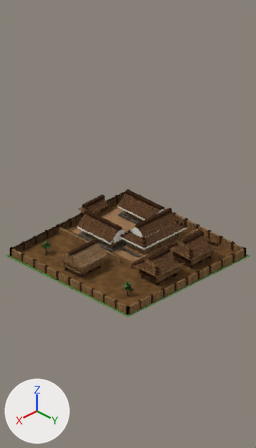
A saved change to the Blender file buildings/tow/nara_gunga/nara_gunga.blend.
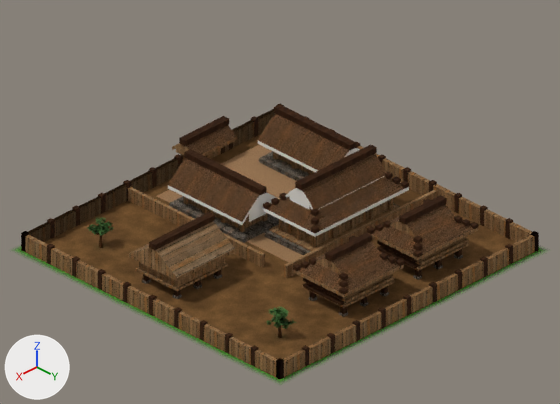
There are two pictures of each version: one from the file's camera 'SIMUTRANS_CAM', one close up on the part from 0% to 100% of the width and 32% to 73% of the height. The axes (+X, +Y, +Z) are drawn at lower left. The lights are the same throughout. The last two pictures show the newer version.

The older version as bpy lines, for what is in view:
```python
ob_nara_gunga_mesh = bpy.data.objects.new('nara_gunga_mesh', me_nara_gunga_mesh)
ob_nara_gunga_mesh.location = (0.0, 0.0, 0.0)
ob_tree_pine_510 = bpy.data.objects.new('Tree_pine_510', me_tree_pine_510_mesh)
ob_tree_pine_510.location = (0.0, 0.0, 0.0)
ob_tree_pine_511 = bpy.data.objects.new('Tree_pine_511', me_tree_pine_511_mesh)
ob_tree_pine_511.location = (0.0, 0.0, 0.0)
```
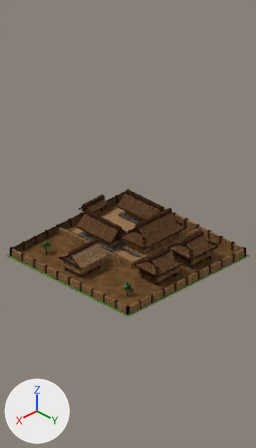
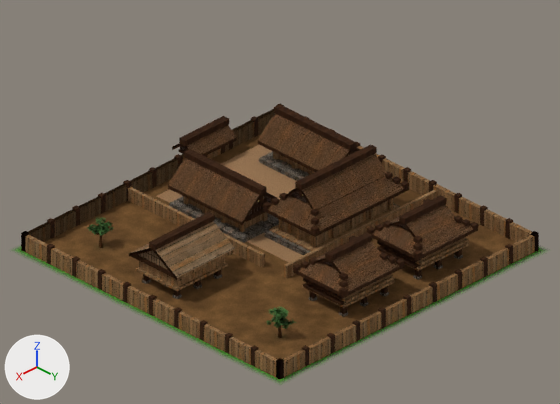
The change, as JSON lines over the scene's bpy script:
```json
{"op": "add", "block": "img_tsuma_plank_png", "code": ["img_tsuma_plank_png = load_image('tsuma_plank.png', '../../../Texture/tsuma_plank.png', 512, 256, 'sRGB')"]}
{"op": "add", "block": "img_tsuma_kirengoshi_png", "code": ["img_tsuma_kirengoshi_png = load_image('tsuma_kirengoshi.png', '../../../Texture/tsuma_kirengoshi.png', 512, 256, 'sRGB')"]}
{"op": "add", "block": "mat_nara_tsumaplank", "code": ["mat_nara_tsumaplank = bpy.data.materials.new('Nara_TsumaPlank')", "# uses the picture img_tsuma_plank_png"]}
{"op": "add", "block": "mat_nara_tsumakirengoshi", "code": ["mat_nara_tsumakirengoshi = bpy.data.materials.new('Nara_TsumaKirengoshi')", "# uses the picture img_tsuma_kirengoshi_png"]}
{"op": "add", "block": "mat_nara_goldfinial", "code": ["mat_nara_goldfinial = principled_material('Nara_GoldFinial')", "mat_nara_goldfinial.base_color = (0.76, 0.58, 0.18)  # yellow #e2c876", "mat_nara_goldfinial.metallic = 0.35", "mat_nara_goldfinial.roughness = 0.45", "mat_nara_goldfinial.specular_ior_level = 0.14"]}
{"block": "me_nara_gunga_mesh", "where": "# used by ob_nara_gunga_mesh; location = (0.0, 0.0, 0.0)"}
{"op": "remove", "block": "me_nara_gunga_mesh", "code": "me_nara_gunga_mesh.from_pydata(...)  # 2040 vertices, 1524 faces; spans x -0.96..2.96, y -2.98..0.96, z 0.0..0.72"}
{"op": "add", "block": "me_nara_gunga_mesh", "code": "me_nara_gunga_mesh.from_pydata(...)  # 3110 vertices, 2128 faces; spans x -0.96..2.96, y -2.98..0.96, z 0.0..0.72"}
{"block": "me_nara_gunga_mesh", "change": "me_nara_gunga_mesh part 1: 42 vertices removed from x -0.82..2.82, y -2.93..0.84, z 0.0..0.44; 943 vertices added at x -0.84..2.84, y -2.98..0.84, z 0.0..0.67"}
{"block": "me_nara_gunga_mesh", "change": "me_nara_gunga_mesh part 2: 2 vertices removed from x 2.54, y -1.62..-0.94, z 0.29; 27 vertices added at x 2.47..2.54, y -1.62..-0.94, z 0.28..0.55"}
{"block": "me_nara_gunga_mesh", "change": "me_nara_gunga_mesh part 3: 67 faces spanning x -0.67..1.19, y -2.41..-0.57, z 0.22..0.67 switch from mat_nara_plaster (white #eceae3) to mat_nara_wooddark"}
{"block": "me_nara_gunga_mesh", "change": "me_nara_gunga_mesh part 4: 78 faces spanning x -0.31..2.54, y -2.98..0.52, z 0.18..0.57 switch from mat_nara_woodplain to mat_nara_wooddark"}
{"block": "me_nara_gunga_mesh", "change": "other edits to the shape of me_nara_gunga_mesh do not show in these pictures"}
{"op": "add", "block": "me_nara_gunga_mesh", "code": "me_nara_gunga_mesh.materials.append(mat_nara_goldfinial)  # yellow #e2c876"}
{"op": "add", "block": "me_nara_gunga_mesh", "code": "me_nara_gunga_mesh.materials.append(mat_nara_tsumakirengoshi)"}
{"op": "add", "block": "me_nara_gunga_mesh", "code": "me_nara_gunga_mesh.materials.append(mat_nara_tsumaplank)"}
```

Boxes (x1, y1, x2, y2) around the edits, measured in the close-ups (560 x 404 px):
```json
{"part": 1, "of": "me_nara_gunga_mesh", "change": "cut back", "before": [40, 109, 535, 377], "after": [25, 109, 535, 377]}
{"part": 2, "of": "me_nara_gunga_mesh", "change": "cut back", "after": [129, 248, 182, 281], "on screen": "brown"}
{"part": 3, "of": "me_nara_gunga_mesh", "change": "recoloured", "before": [168, 141, 409, 237], "after": [168, 141, 409, 237]}
{"part": 4, "of": "me_nara_gunga_mesh", "change": "recoloured", "before": [129, 137, 478, 298], "after": [129, 137, 478, 298]}
```
